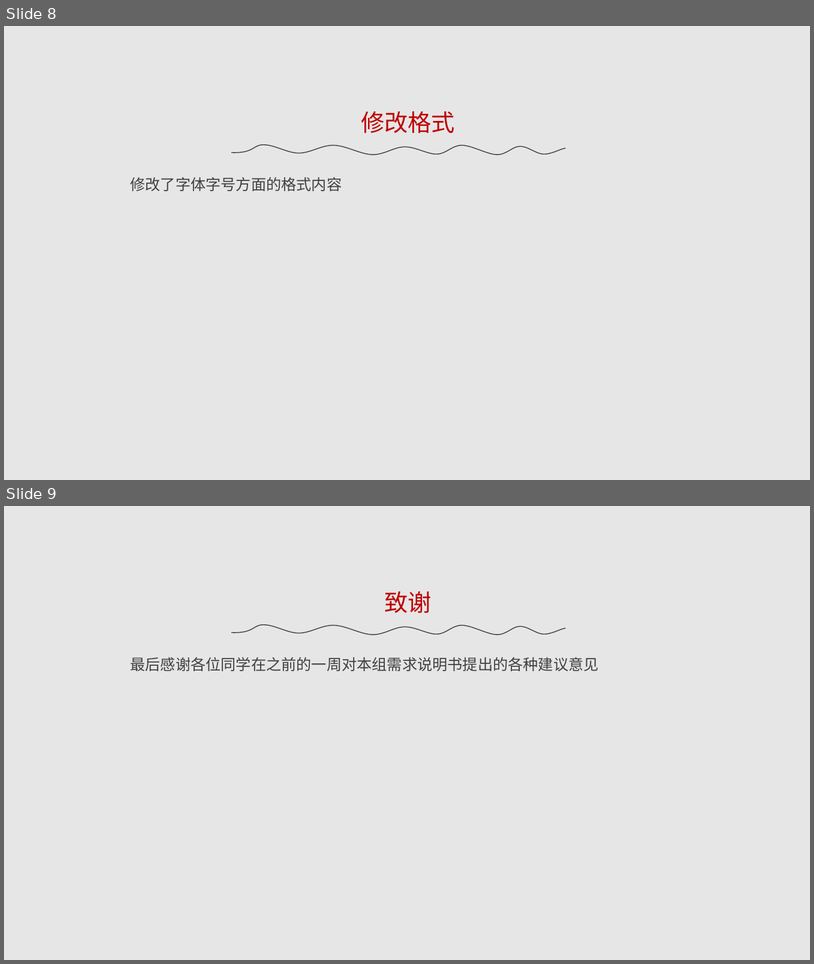
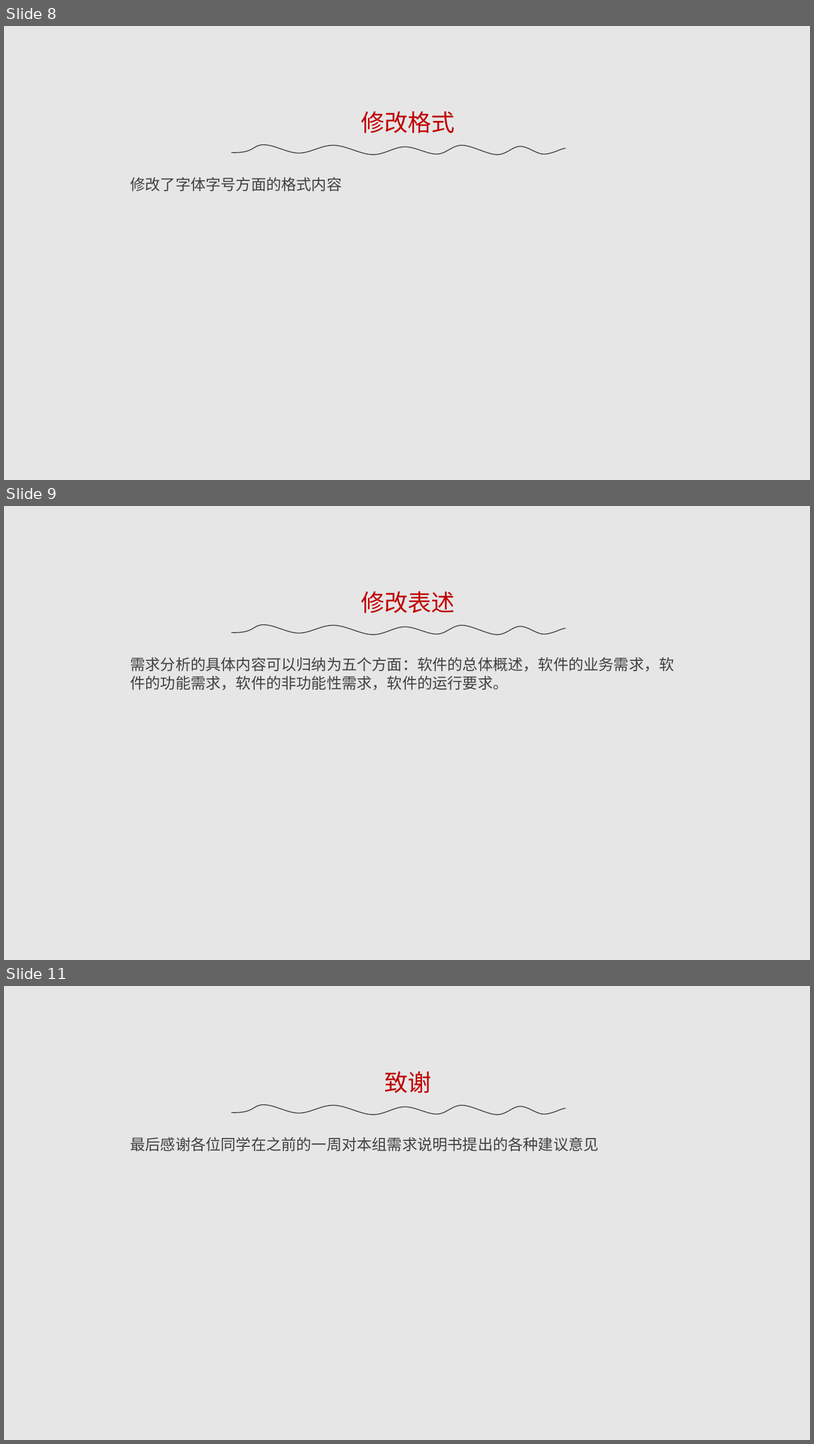
Before and after one commit to bhsei/17TeamE_Lire, a slide deck: 3.项目PPT/需求修改说明.ppt. Shown one above the other, each under a label of ours: slides 8 and 9 before the commit, slides 8, 9 and 11 after it; the slides between them are not shown. The pictures are 814x964 and 814x1444 pixels, drawn with LibreOffice and Linux fonts; fonts in the diff are those of the drawing. Boxes give left, top, right and bottom in pixels: in the first picture for what was removed or moved away, otherwise in the second. Text is boxed around its words. In the diff, an @@ line names an element or a change of style, - is before the commit and + after.

```diff
--- a/3.项目PPT/需求修改说明.ppt
+++ b/3.项目PPT/需求修改说明.ppt
@@ slide 9 added at <box>4,506,810,960</box>, background #E6E6E6 @@
@@ text added at <box>361,591,455,613</box>, 28 pt, text #C00000 @@
+修改表述
@@ freeform shape added at <box>231,624,566,634</box>, outline #404040 0.99 pt @@
@@ text added at <box>131,657,675,690</box>, 18 pt, text #404040 @@
+需求分析的具体内容可以归纳为五个方面：软件的总体概述，软件的业务需求，软件的功能需求，软件的非功能性需求，软件的运行要求。
@@ what was slide 9 is now slide 11 @@
```
Also in this commit, not shown: 1 other slide added, 6 other files.
